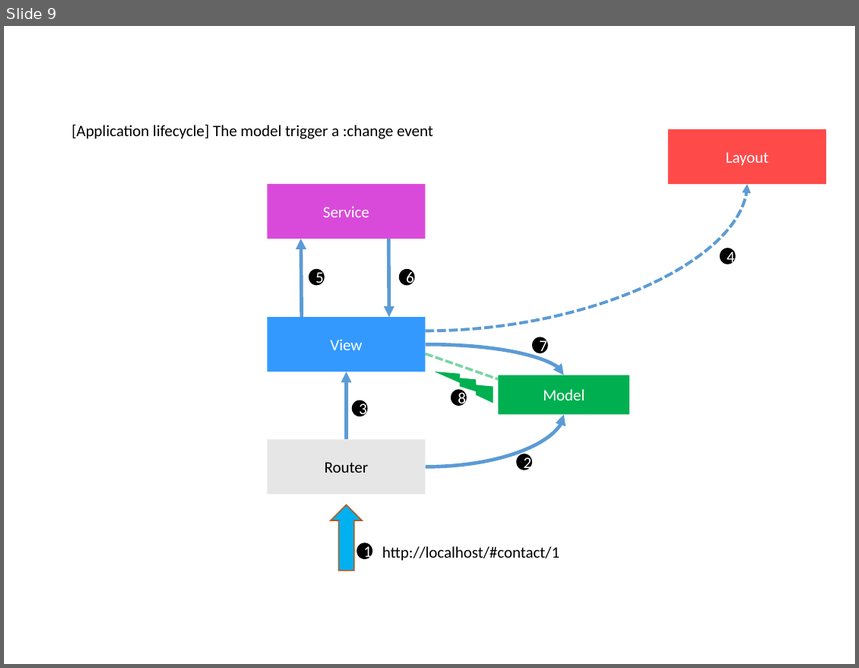
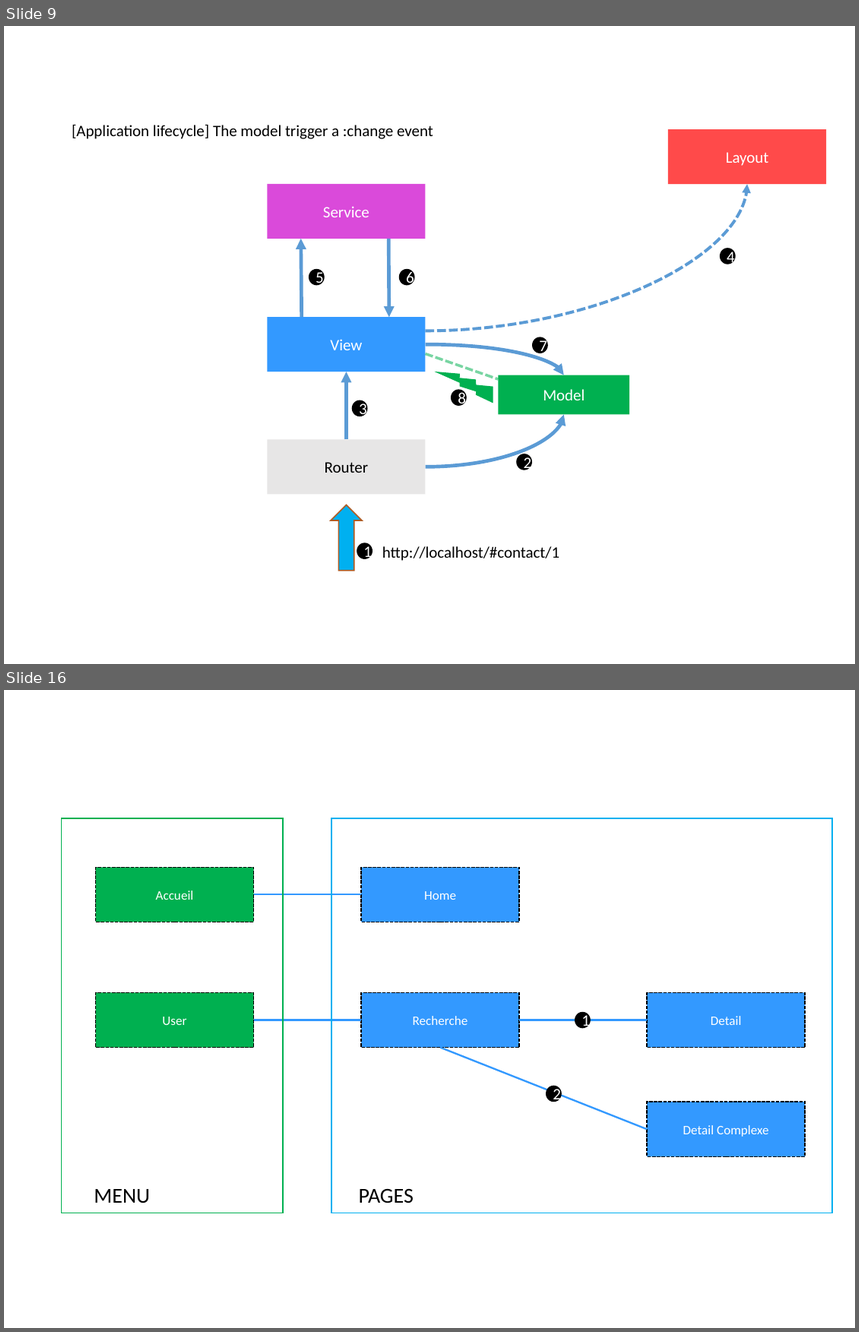
Before and after one commit to klee-contrib/focus-docs, a slide deck: assets/focus_lifecycle_schema.pptx. Shown one above the other, each under a label of ours: slide 9 before the commit, slides 9 and 16 after it; the slides between them are not shown. The pictures are 859x668 and 859x1332 pixels, drawn with LibreOffice and Linux fonts; fonts in the diff are those of the drawing. Boxes give left, top, right and bottom in pixels: in the first picture for what was removed or moved away, otherwise in the second. Text is boxed around its words. In the diff, an @@ line names an element or a change of style, - is before the commit and + after.

```diff
--- a/assets/focus_lifecycle_schema.pptx
+++ b/assets/focus_lifecycle_schema.pptx
@@ slide 16 added at <box>4,690,855,1328</box>, background #FFFFFF @@
@@ rectangle added at <box>62,818,283,1214</box>, outline #00B050 1 pt @@
@@ rectangle added at <box>332,818,832,1214</box>, outline #00B0F0 1 pt @@
@@ rectangle added at <box>96,867,254,922</box>, fill #00B050, outline #000000 1 pt dashed, 11 pt, text #FFFFFF @@
+Accueil
@@ rectangle added at <box>361,867,520,922</box>, fill #3399FF, outline #000000 1 pt dashed, 11 pt, text #FFFFFF @@
+Home
@@ line added from (253, 894) to (361, 894), #3399FF 1.5 pt @@
@@ rectangle added at <box>96,993,254,1047</box>, fill #00B050, outline #000000 1 pt dashed, 11 pt, text #FFFFFF @@
+User
@@ rectangle added at <box>361,993,520,1047</box>, fill #3399FF, outline #000000 1 pt dashed, 11 pt, text #FFFFFF @@
+Recherche
@@ rectangle added at <box>648,993,806,1047</box>, fill #3399FF, outline #000000 1 pt dashed, 11 pt, text #FFFFFF @@
+Detail
@@ line added from (253, 1021) to (361, 1021), #3399FF 1.5 pt @@
@@ line added from (520, 1021) to (648, 1021), #3399FF 1.5 pt @@
@@ ellipse added at <box>576,1011,591,1028</box>, fill #000000, 13.5 pt, text #FFFFFF @@
+1
@@ line added from (441, 1047) to (648, 1129), #3399FF 1.5 pt @@
@@ ellipse added at <box>546,1086,563,1102</box>, fill #000000, 13.5 pt, text #FFFFFF @@
+2
@@ rectangle added at <box>648,1102,806,1157</box>, fill #3399FF, outline #000000 1 pt dashed, 11 pt, text #FFFFFF @@
+Detail Complexe
@@ text added at <box>94,1189,150,1204</box>, 18 pt, text #000000 @@
+MENU
@@ text added at <box>359,1189,414,1203</box>, 18 pt, text #000000 @@
+PAGES
```
Also in this commit, not shown: 1 slide changed, 9 other slides added, 4 other files.
